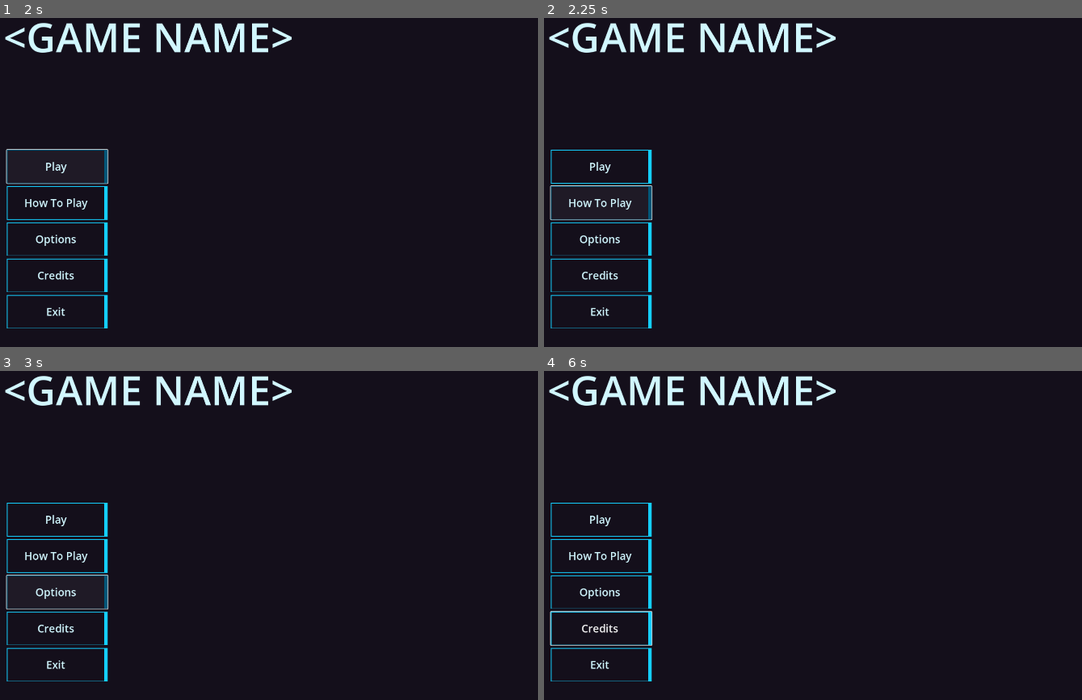
Above: before the commit, frames 1-4 (two rows, left to right).
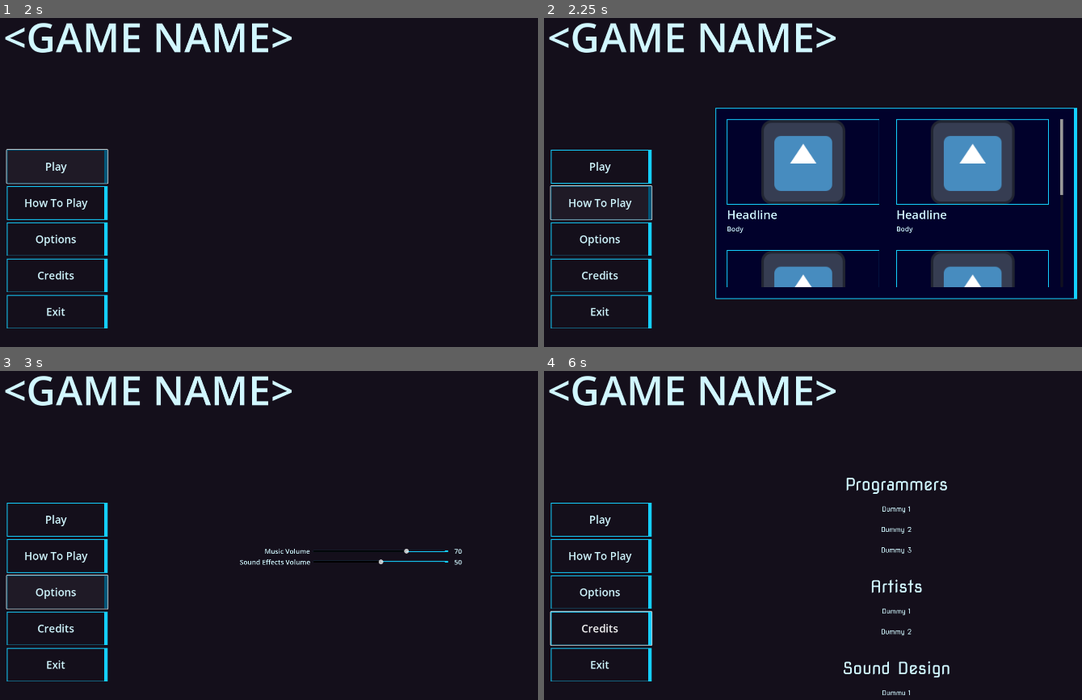
Above: after the commit, the same moments.

Repository: HephaistosForge/OceanDreamer
Game: Godot game, scene res://ui_scenes/main_menu/main_menu.tscn
Same seed, same stepped clock (60 frames per second), same inputs: the game is played once before the commit and once after it. This scene is started directly instead of the project's main scene. The engine's default icon, where the game draws it, is replaced by a stand-in: a white triangle on a blue panel in a dark square. Sound files missing from this copy of the repository are replaced by a short silence.
Inputs (mouse positions are in pixels of both pictures, inside the frame that each line leads up to):
- Up to frame 1 (2 s): click "Play" at 0.5 s; click "Play" at 1.25 s
- Up to frame 2 (2.25 s): click "How To Play" at 2 s
- Up to frame 3 (3 s): click "Options" at 2.75 s
- Up to frame 4 (6 s): click "Credits" at 3.5 s; move the mouse to (963, 509) at 4.27 s; hold D (turn_right) 4.28-5 s; click (963, 509) at 4.42 s; drag from (694, 545) to (791, 598) at 5.02 s; move the mouse to (888, 446) at 5.77 s; hold D (turn_right) from 5.78 s (still down)

Frame 1 is identical in both runs. In frame 2, 13% of the frame differs, in the area x 31-100%, y 27-86%; in frame 3, 0.4%; in frame 4, 1.1%.
Error before the commit: Parse Error: Identifier "AudioManager" not declared in the current scope. (res://ui_scenes/main_menu/options/options.gd:15)
Error after the commit: Invalid call. Nonexistent function 'play_button_hover' in base 'Node (AudioManager.gd)'. (res://ui_scenes/main_menu/main_menu.gd:73)

Commit message:
add batch and wave data objects

Diff:
--- /dev/null
+++ b/entities/enemies/batch.gd
@@ -0,0 +1,20 @@
+extends Node
+
+class_name Batch
+
+var remaining = 0
+
+func _init(scene: PackedScene, batch: int, chance: float, max_count: int):
+	self.scene = scene
+	self.batch = batch
+	self.chance = chance
+	self.max_count = max_count
+	remaining = max_count
+
+func possibly_create_batch():
+	var enemies = []
+	if randf() < self.chance and remaining > 0:
+		for i in self.batch:
+			enemies.append(self.scene.instantiate())
+		remaining -= 1
+	return enemies
--- /dev/null
+++ b/entities/enemies/wave.gd
@@ -0,0 +1,12 @@
+extends Node
+
+class_name Wave
+
+func _init(batches: Array[Batch]):
+	self.batches = batches
+
+func create_enemies():
+	var enemies = []
+	for batch in self.batches:
+		enemies.append_array(batch.possibly_create_batch())
+	return enemies
--- a/ui_scenes/main_menu/main_menu.gd
+++ b/ui_scenes/main_menu/main_menu.gd
@@ -70,11 +70,11 @@
 
 
 func _on_button_hover() -> void:
-	AudioManager.play_button_hover()
+	Audio.play_button_hover()
 
 
 func _on_button_click() -> void:
-	AudioManager.play_button_click()
+	Audio.play_button_click()
 
 
 func _on_how_to_play_pressed() -> void:
--- a/ui_scenes/main_menu/options/options.gd
+++ b/ui_scenes/main_menu/options/options.gd
@@ -12,19 +12,19 @@
 
 
 func get_music_volume():
-	return AudioManager.music_volume
+	return Audio.music_volume
 
 
 func set_music_volume(value):
-	AudioManager.set_music_volume(value)
+	Audio.set_music_volume(value)
 
 
 func get_sound_volume():
-	return AudioManager.sound_volume
+	return Audio.sound_volume
 
 
 func set_sound_volume(value):
-	AudioManager.set_sound_volume(value)
+	Audio.set_sound_volume(value)
 
 
 func _on_sound_slide_value_changed(value: float) -> void:
@@ -38,4 +38,4 @@
 
 
 func _on_sound_slide_drag_ended(_value_changed: bool) -> void:
-	AudioManager.play_sound_example()
+	Audio.play_sound_example()
